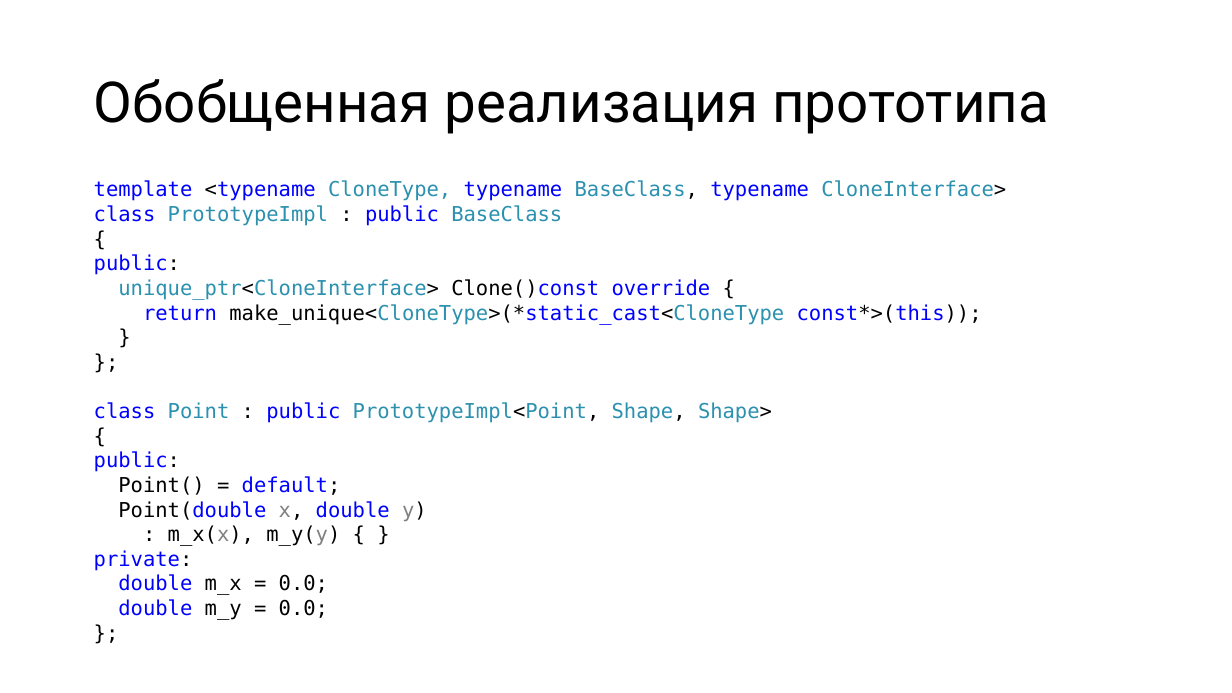
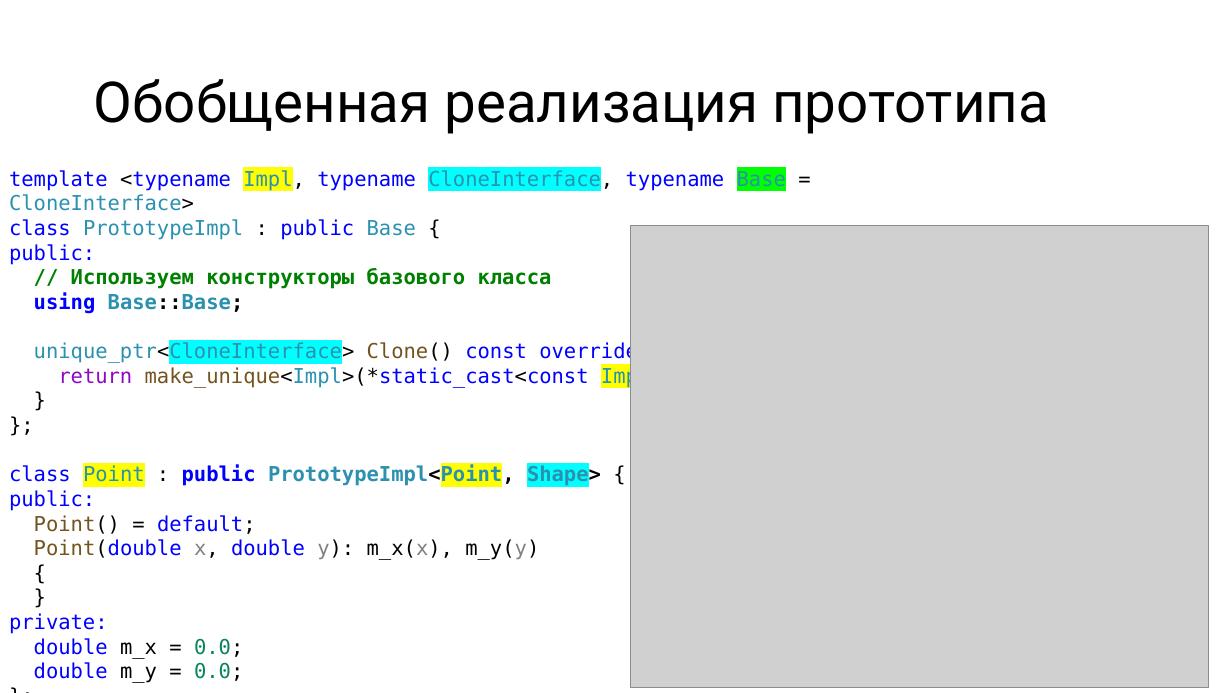
Before and after one commit to alexey-malov/ood, a slide deck: slide 13 of lectures/14.prototype/prototype.pptx (slide 16 before the commit). Drawn at 1232x693 pixels with LibreOffice and Linux fonts; fonts in the diff are those of the drawing; grey boxes stand for pictures. Boxes give left, top, right and bottom in pixels: in the first picture for what was removed or moved away, otherwise in the second. Text is boxed around its words. In the diff, an @@ line names an element or a change of style, - is before the commit and + after.

Commit message:
Обновлены материалы по паттернам "Стратегия" и "Прототип"

```diff
--- a/lectures/14.prototype/prototype.pptx
+++ b/lectures/14.prototype/prototype.pptx
@@ text "template <typename Impl, typename CloneInterface, ...": place and size @@
-text "template <typename Impl, typename CloneInterface, ..." at <box>94,180,1006,620</box>
+text "template <typename Impl, typename CloneInterface, ..." at <box>9,169,786,683</box>
@@ text at <box>9,169,786,240</box>: text changed @@
-template <typename CloneType, typename BaseClass, typename CloneInterface>
-class PrototypeImpl : public BaseClass
-{
+template <typename Impl, typename CloneInterface, typename Base = CloneInterface>
+class PrototypeImpl : public Base {
@@ picture added at <box>630,226,1209,689</box> @@
@@ text at <box>9,244,256,683</box>: text colour #000000 to #0000FF in "public:", "public:", "private:"; text colour #000000 to #74531F in "Point()"; text colour #000000 to #098658 in "0.0;", "0.0;" @@
@@ text at <box>34,268,774,388</box>: text changed @@
-unique_ptr<CloneInterface> Clone()const override {
-return make_unique<CloneType>(*static_cast<CloneType const*>(this));
+// Используем конструкторы базового класса
+using Base::Base;
+unique_ptr<CloneInterface> Clone() const override {
+return make_unique<Impl>(*static_cast<const Impl*>(this));
@@ text at <box>9,465,601,487</box>: text changed; bold on @@
-class Point : public PrototypeImpl<Point, Shape, Shape>
-{
+class Point : public PrototypeImpl<Point, Shape> {
@@ text at <box>34,539,539,560</box>: text changed @@
-Point(double x, double y)
-: m_x(x), m_y(y) { }
+Point(double x, double y): m_x(x), m_y(y)
+{
+}
```
Also in this commit, not shown: 4 other slides changed, 27 slides added, 2 slides removed, 10 other files.
